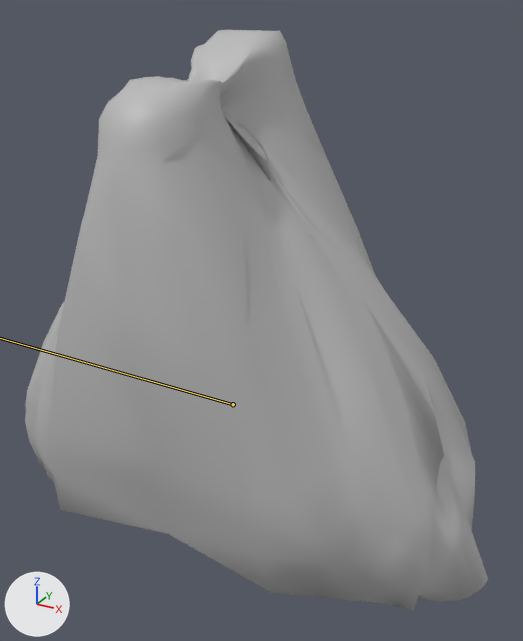
Before and after pictures for a commit that changed the FBX model Game/GGJ18_Game01/Assets/Graphics/Character/Animations/Player_Fly_Forward.fbx.
Rendered twice from a 50 mm camera at (0.0677, -2.111, 0.2348) aimed at (0.0083, -2.003, 0.1808). Lighting does not change. The marker at lower left points along +X, +Y and +Z. Both versions are drawn at frame 2 of the action 'Take 001'; the numbers are the values there. The bones that change are drawn over the model as lines.

Names of what the first picture shows: 'Character_astronaut_final:Mesh'.
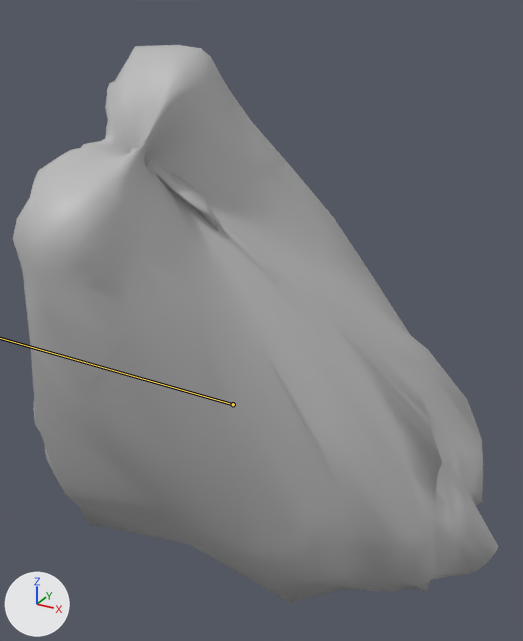
What the commit changed:
Bone 'Hips' (bone_hips) turns from (0, -5, 0) to (0, -25, 0) degrees about its own x, y and z.

Location of each change, (x1, y1, x2, y2) in pixels of the pictures (523 x 641 px):
'Character_astronaut_final:Mesh', posed
    before: (25, 30, 488, 611)
    after: (13, 45, 499, 603)
